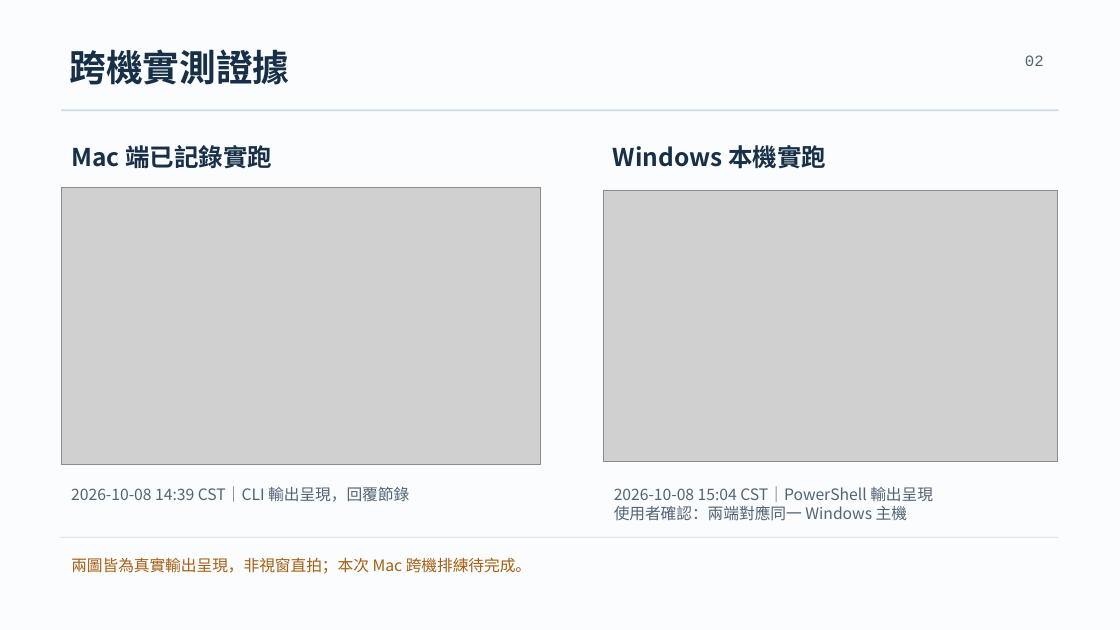
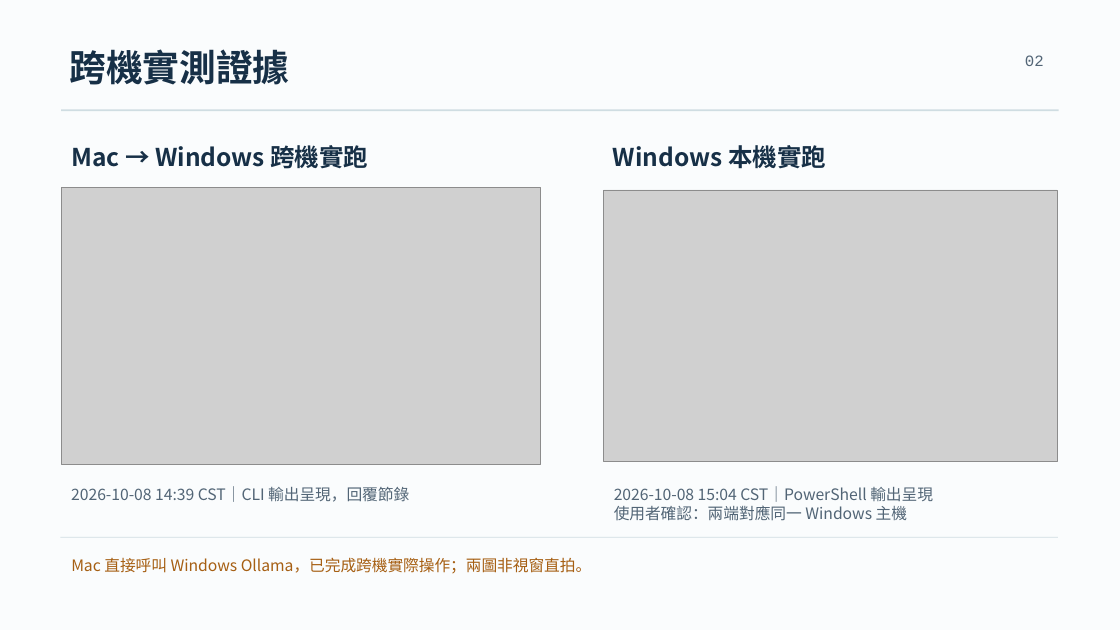
Before and after one commit to dawning-data-app/ollama-windows-poc, a slide deck: slide 2 of presentation/ollama-cross-machine-demo-v4.pptx. Drawn at 1120x630 pixels with LibreOffice and Linux fonts; fonts in the diff are those of the drawing; grey boxes stand for pictures. Boxes give left, top, right and bottom in pixels: in the first picture for what was removed or moved away, otherwise in the second. Text is boxed around its words. In the diff, an @@ line names an element or a change of style, - is before the commit and + after.

Commit message:
docs(presentation): clarify Mac to Windows live evidence

```diff
--- a/presentation/ollama-cross-machine-demo-v4.pptx
+++ b/presentation/ollama-cross-machine-demo-v4.pptx
@@ text at <box>71,141,368,172</box>: text changed @@
-Mac 端已記錄實跑
+Mac → Windows 跨機實跑
@@ text at <box>71,557,592,574</box>: text changed @@
-兩圖皆為真實輸出呈現，非視窗直拍；本次 Mac 跨機排練待完成。
+Mac 直接呼叫 Windows Ollama，已完成跨機實際操作；兩圖非視窗直拍。
```
Also in this commit, not shown: 1 other slide changed, 1 other file.
